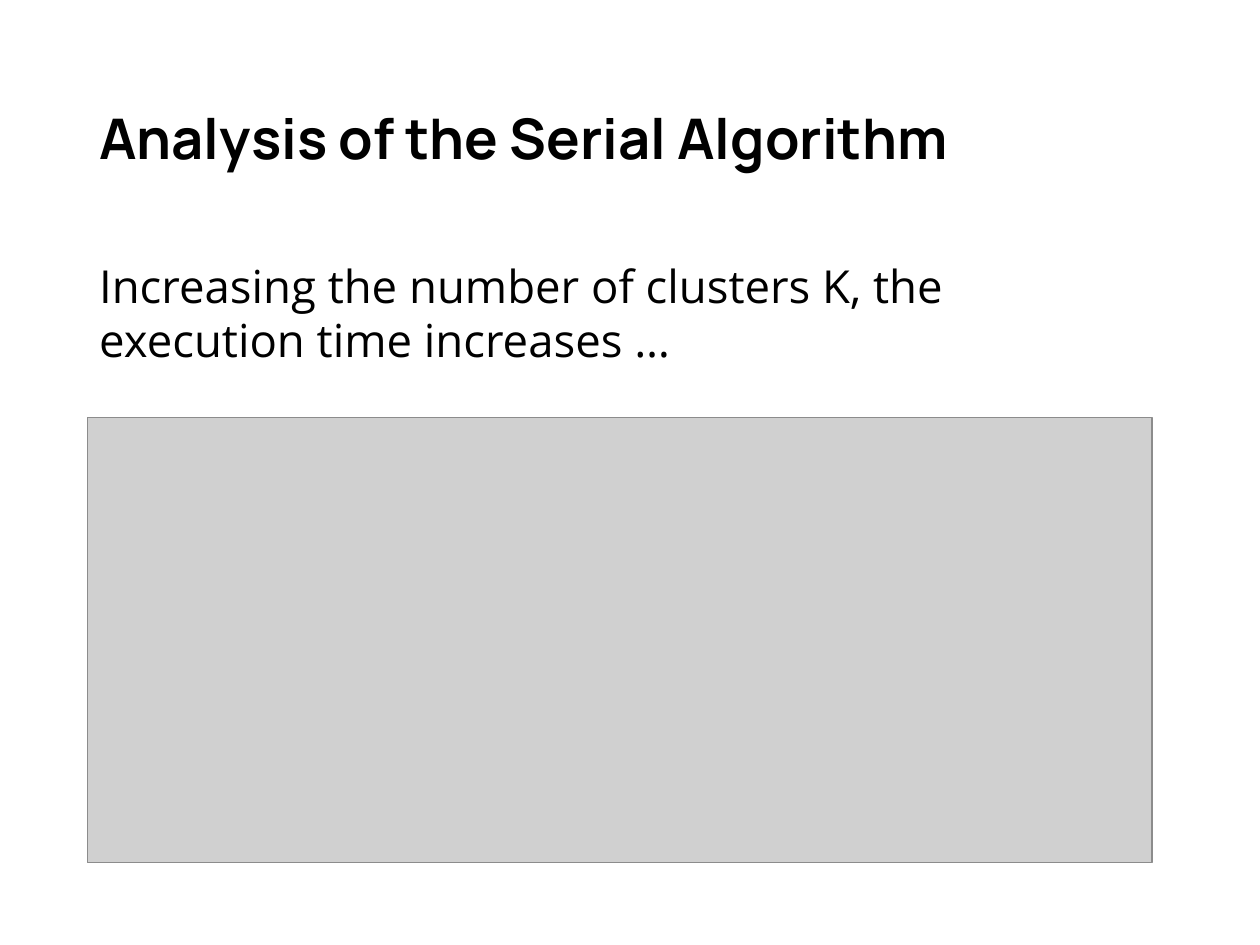
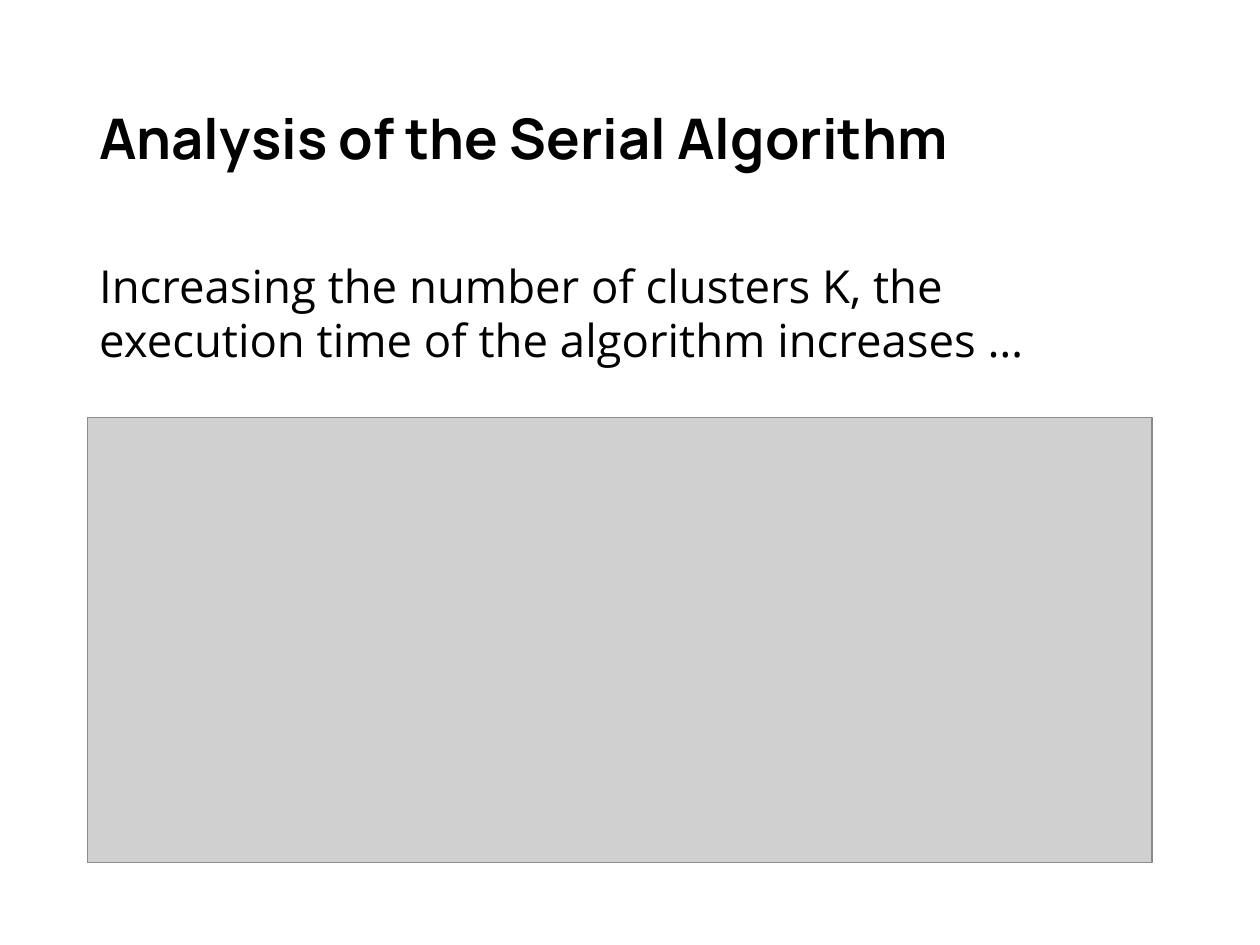
Before and after one commit to gabrielemirando/image-segmentation, a slide deck: slide 4 of docs/pres.pptx. Drawn at 1260x945 pixels with LibreOffice and Linux fonts; fonts in the diff are those of the drawing; grey boxes stand for pictures; background and template pictures are left out. Boxes give left, top, right and bottom in pixels: in the first picture for what was removed or moved away, otherwise in the second. Text is boxed around its words. In the diff, an @@ line names an element or a change of style, - is before the commit and + after.

```diff
--- a/docs/pres.pptx
+++ b/docs/pres.pptx
@@ text at [99, 268, 976, 368]: text changed @@
-Increasing the number of clusters K, the execution time increases …
+Increasing the number of clusters K, the execution time of the algorithm increases …
```
Also in this commit, not shown: 5 other slides changed.
